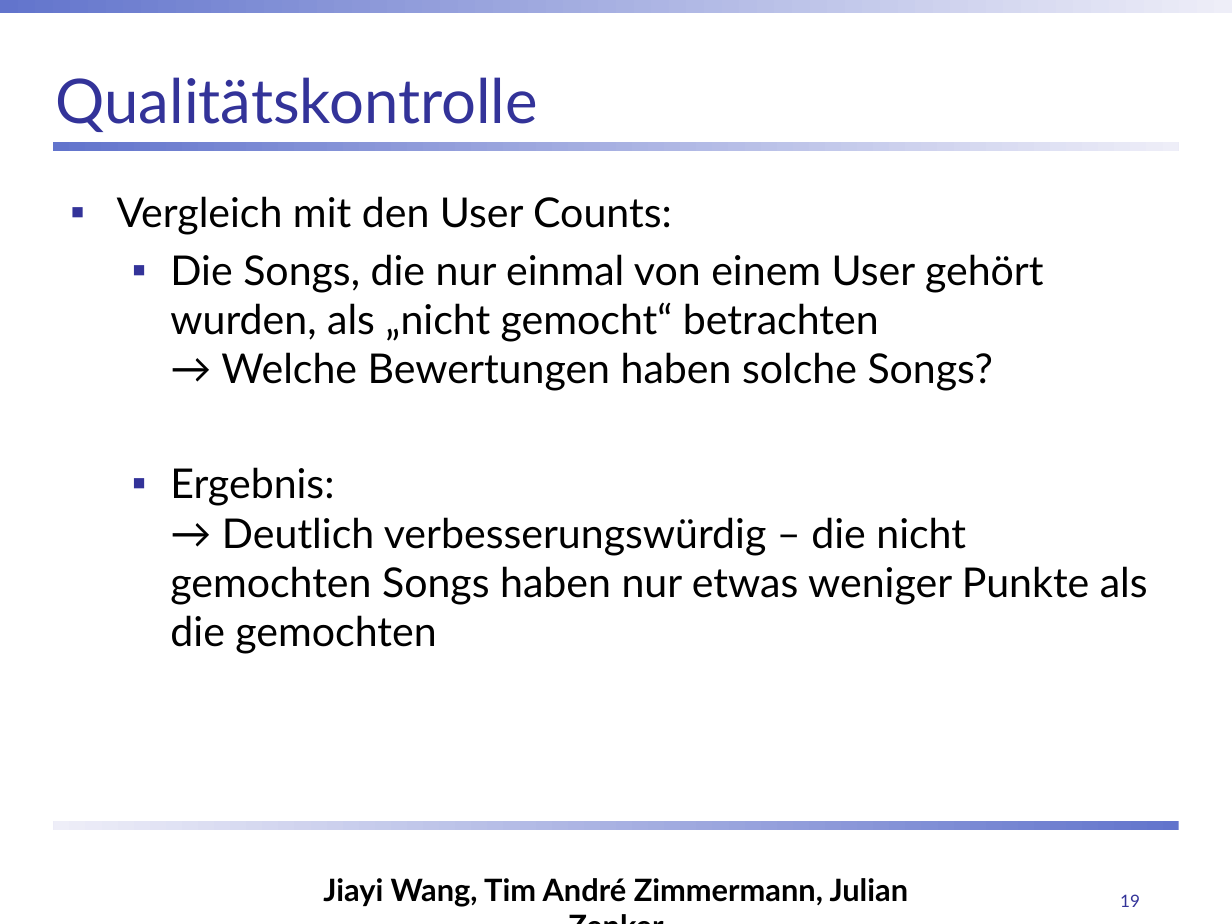
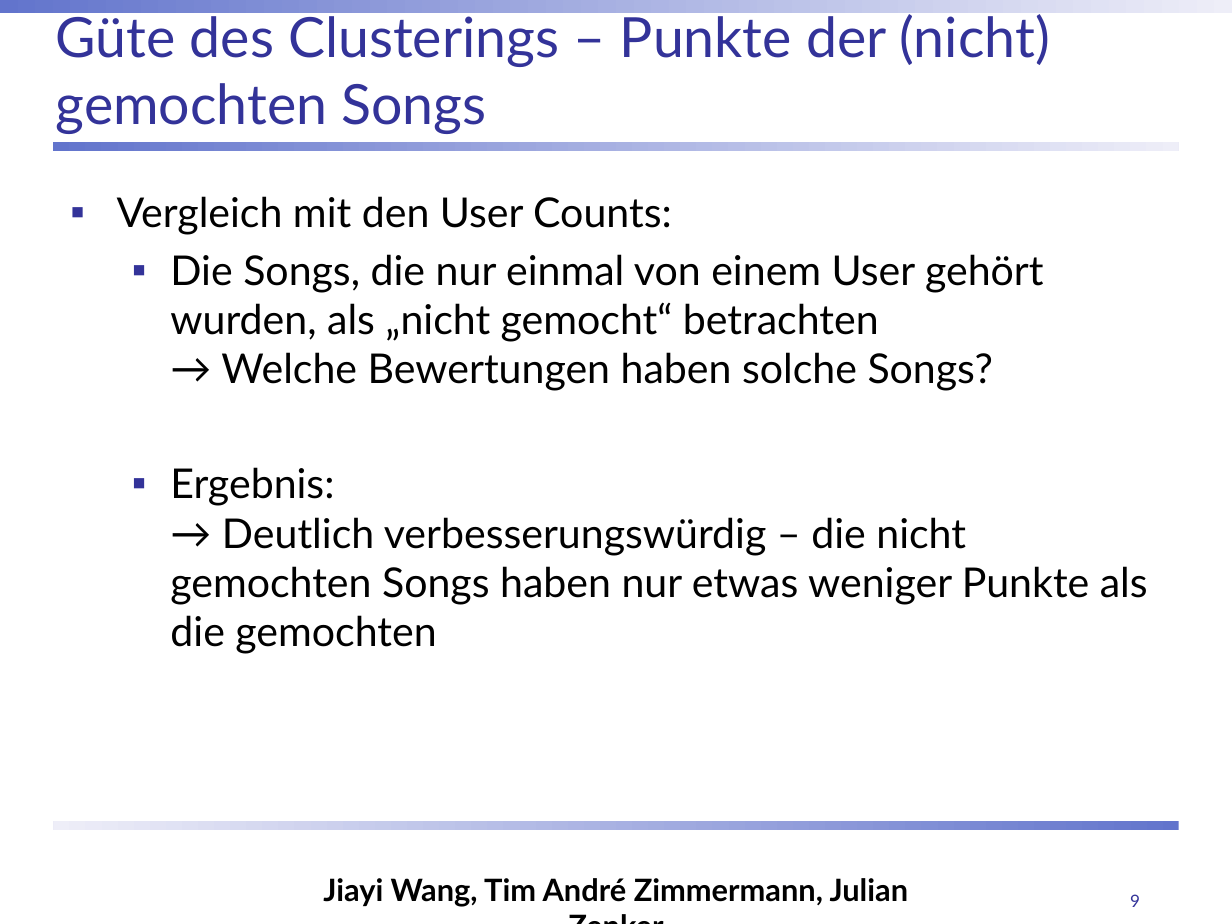
Before and after one commit to ChulioZ/music-recommender, a slide deck: slide 9 of Abschlusspräsentation.pptx (slide 19 before the commit). Drawn at 1232x924 pixels with LibreOffice and Linux fonts; fonts in the diff are those of the drawing; background and template pictures are left out. Boxes give left, top, right and bottom in pixels: in the first picture for what was removed or moved away, otherwise in the second. Text is boxed around its words. In the diff, an @@ line names an element or a change of style, - is before the commit and + after.

```diff
--- a/Abschlusspräsentation.pptx
+++ b/Abschlusspräsentation.pptx
@@ title at [56, 9, 1050, 134]: text changed; size 36 to 32.4 pt @@
-Qualitätskontrolle
+Güte des Clusterings – Punkte der (nicht) gemochten Songs
@@ page number at [1130, 894, 1140, 907]: text changed @@
-19
+9
```
Also in this commit, not shown: 10 other slides changed, 1 slide added, 9 slides removed.
